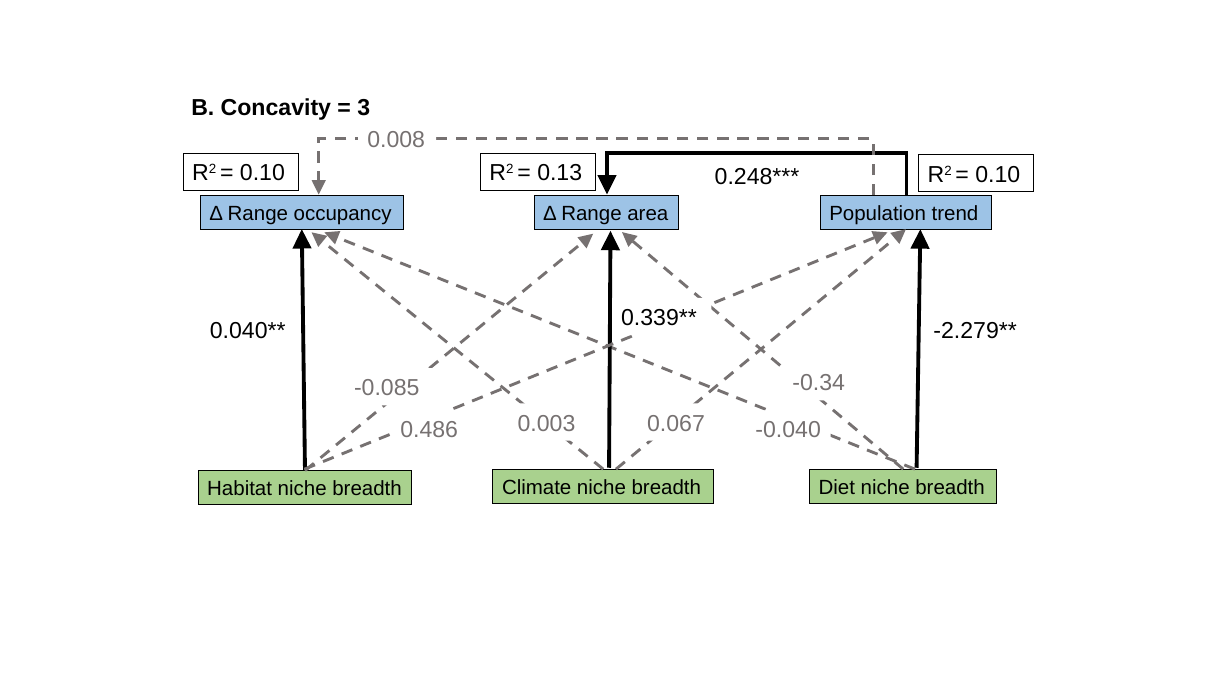
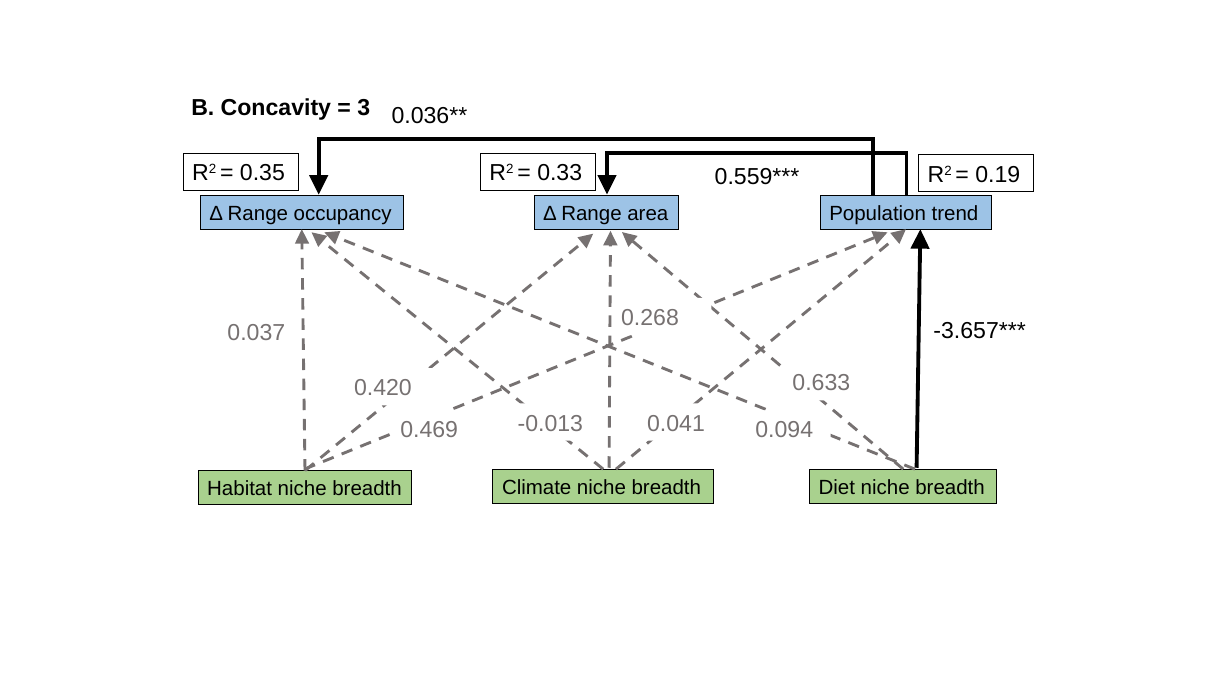
Before and after one commit to zahraddeen1/avian-range-shifts, a slide deck: slide 3 of figures/sem_venn_figures.pptx. Drawn at 1232x693 pixels with LibreOffice and Linux fonts; fonts in the diff are those of the drawing. Boxes give left, top, right and bottom in pixels: in the first picture for what was removed or moved away, otherwise in the second. Text is boxed around its words. In the diff, an @@ line names an element or a change of style, - is before the commit and + after.

```diff
--- a/figures/sem_venn_figures.pptx
+++ b/figures/sem_venn_figures.pptx
@@ rectangle "0.036**": place and size @@
-rectangle "0.036**" at [367,131,425,147]
+rectangle "0.036**" at [383,96,494,133]
@@ text in rectangle at [392,107,468,124]: text changed; text colour #767171 to #000000 @@
-0.008
+0.036**
@@ elbow arrow (873, 195) - (319, 194): stroke #767171 2.25 pt dashed to #000000 3 pt @@
@@ text in rectangle at [240,164,285,181]: text changed @@
-R2 = 0.10
+R2 = 0.35
@@ text in rectangle at [537,164,582,181]: text changed @@
-R2 = 0.13
+R2 = 0.33
@@ text in rectangle at [715,168,800,185]: text changed @@
-0.248***
+0.559***
@@ text in rectangle at [975,166,1020,183]: text changed @@
-R2 = 0.10
+R2 = 0.19
@@ arrow (305, 470) - (302, 229): stroke #000000 3 pt to #767171 2.25 pt dashed @@
@@ arrow (609, 468) - (611, 231): stroke #000000 3 pt to #767171 2.25 pt dashed @@
@@ text at [227,324,285,340]: text changed; text colour #000000 to #767171 @@
-0.040**
+0.037
@@ text at [621,309,679,325]: text changed; text colour #000000 to #767171 @@
-0.339**
+0.268
@@ text at [933,322,1025,339]: text changed @@
--2.279**
+-3.657***
@@ text at [354,379,412,395]: text changed @@
--0.085
+0.420
@@ text at [792,374,850,390]: text changed @@
--0.34
+0.633
@@ text at [518,415,583,431]: text changed @@
-0.003
+-0.013
@@ text at [647,415,705,431]: text changed @@
-0.067
+0.041
@@ text at [400,421,458,437]: text changed @@
-0.486
+0.469
@@ text at [755,421,813,437]: text changed @@
--0.040
+0.094
```
Also in this commit, not shown: 2 other slides changed, 5 other files.
